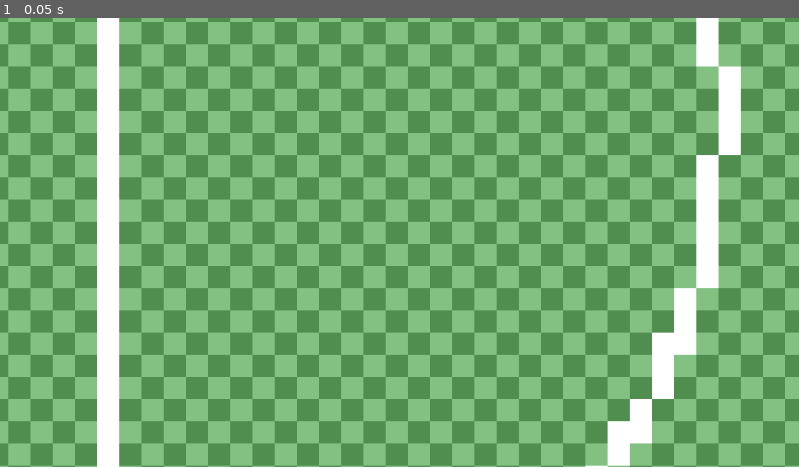
Above: before the commit, frame 1.
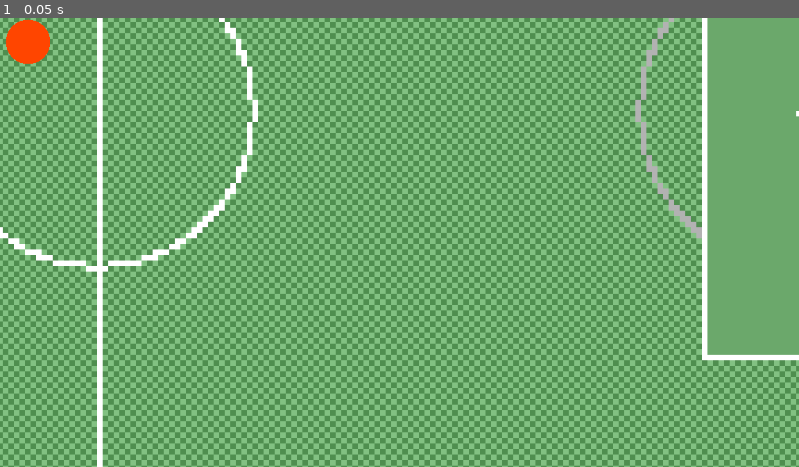
Above: after the commit, the same moment.

Repository: TomFromMdot/learngodot
Game: Godot game, scene res://game_.tscn
Two runs of this game, one before a commit and one after it. Both use one fixed random seed, a clock stepped at 60 frames per second and the inputs below.
Inputs:
- Up to frame 1 (0.05 s): no input

The runs differ from the first frame. In frame 1, 55% of the frame differs, in the area x 0-100%, y 0-100%.

Commit message:
Add simple player draw circle generator

Diff:
--- a/game_.tscn
+++ b/game_.tscn
@@ -1,7 +1,13 @@
-[gd_scene load_steps=2 format=3 uid="uid://uhrmd47wfoi0"]
+[gd_scene load_steps=3 format=3 uid="uid://uhrmd47wfoi0"]
 
 [ext_resource type="Script" uid="uid://bq7vhln1li0h6" path="res://scripts/Builder.gd" id="1_eaop7"]
+[ext_resource type="Script" uid="uid://c2p3vs7c8dj0i" path="res://scripts/Player.gd" id="2_wkhfp"]
 
 [node name="Game_" type="Node2D"]
 position = Vector2(40, 34)
+
+[node name="Builder" type="Node2D" parent="."]
 script = ExtResource("1_eaop7")
+
+[node name="Player" type="Node2D" parent="."]
+script = ExtResource("2_wkhfp")
--- a/scripts/Builder.gd
+++ b/scripts/Builder.gd
@@ -219,5 +219,5 @@
 	# LINE_BLOCK => SPRITE WITH COLISION
 func _ready() -> void:
 	gridData = loadStadiumFromXml("res://stadiums/stadium_extra_modified.xml")
-	var stadium = createOneBigTexture(gridData, 32)
+	var stadium = createOneBigTexture(gridData, 8)
 	add_child(stadium)
--- /dev/null
+++ b/scripts/Player.gd
@@ -0,0 +1,21 @@
+extends Node2D
+
+var playerSprite: Sprite2D
+var radius: int = 32
+func _ready() -> void:
+	var size = radius * 2
+	var img = Image.new()
+	img = Image.create(size,size, false, Image.FORMAT_RGBA8)
+	for x in size:
+		for y in size:
+			var dist = Vector2(x,y).distance_to(Vector2(radius, radius))
+			if dist <= radius:
+				img.set_pixel(x,y, Color.ORANGE_RED)
+			else:
+				img.set_pixel(x,y,Color(0,0,0,0))
+	var txt = ImageTexture.new()
+	txt = ImageTexture.create_from_image(img)
+	var sprite = Sprite2D.new()
+	sprite.position = Vector2(0,0)
+	sprite.texture = txt
+	add_child(sprite)
Not shown, added: scripts/Player.gd.uid
